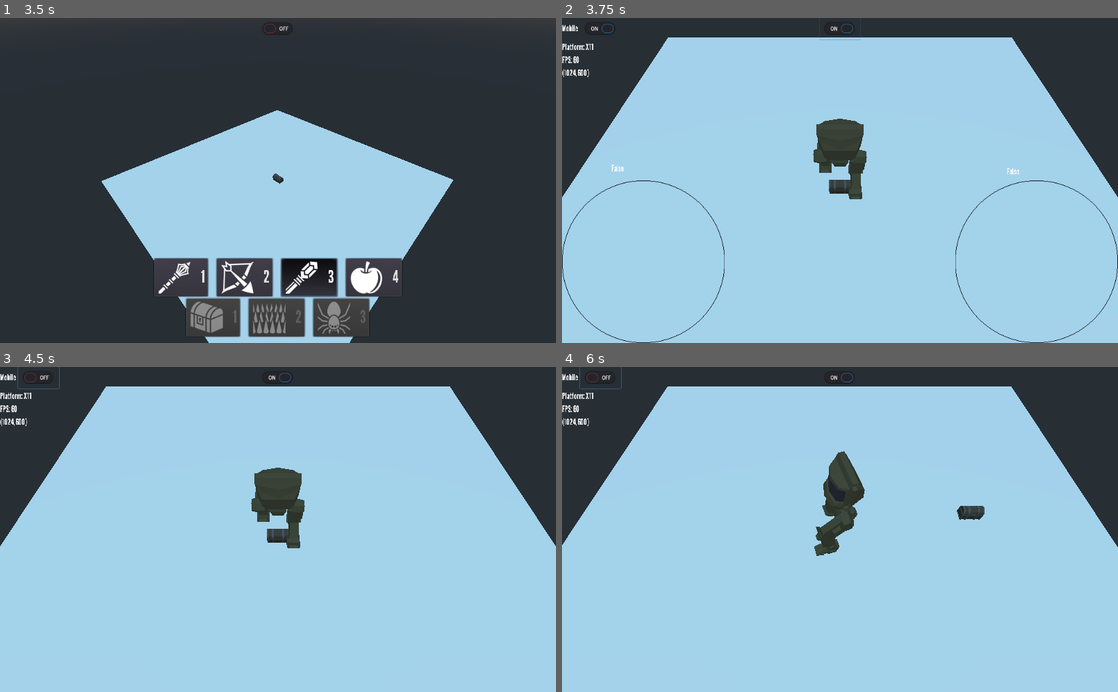
Above: before the commit, frames 1-4 (two rows, left to right).
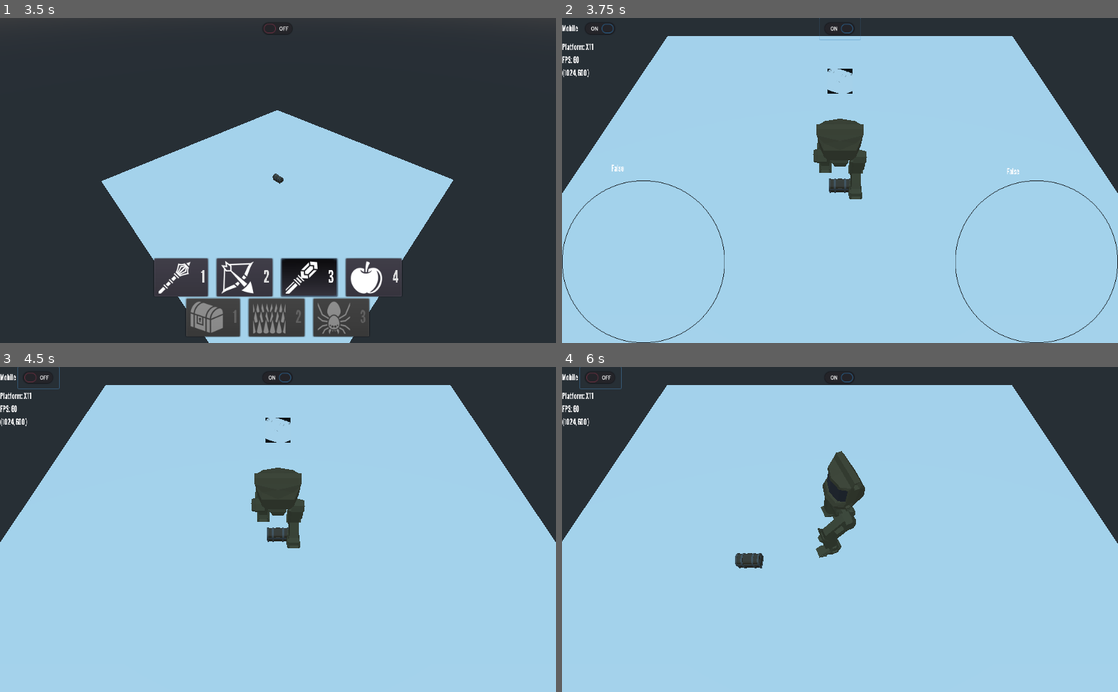
Above: after the commit, the same moments.

Repository: rcorre/wildjam-39
Game: Godot game, scene res://scenes/DungeonMasterScene.tscn
Same seed, same stepped clock (60 frames per second), same inputs: the game is played once before the commit and once after it.
Inputs (mouse positions are in pixels of both pictures, inside the frame that each line leads up to):
- Up to frame 1 (3.5 s): click "1" at 0.5 s; click "1" at 1.25 s; click "2" at 2 s; click "3" at 2.75 s
- Up to frame 2 (3.75 s): click (840, 27) at 3.5 s
- Up to frame 3 (4.5 s): click (38, 376) at 4.25 s
- Up to frame 4 (6 s): tap Enter at 5 s; move the mouse to (962, 513) at 5.02 s; hold D (Right) 5.03-5.75 s; tap F (interact, bound only after the commit) at 5.1 s; click (962, 513) at 5.17 s; tap Space at 5.75 s; drag from (728, 545) to (812, 594) at 5.77 s

Frame 1 is identical in both runs. In frame 2, 0.7% of the frame differs, in the area x 0-100%, y 5-56%; in frame 3, 0.7%; in frame 4, 1.2%, in the area x 0-100%, y 5-62%.

Commit message:
Interactable scene / script to use with chest, or anything else

Diff:
--- /dev/null
+++ b/assets/material/player_icon.tres
@@ -0,0 +1,7 @@
+[gd_resource type="SpatialMaterial" format=2]
+
+[resource]
+params_billboard_mode = 3
+particles_anim_h_frames = 1
+particles_anim_v_frames = 1
+particles_anim_loop = false
--- a/project.godot
+++ b/project.godot
@@ -1138,11 +1138,20 @@
 "events": [ Object(InputEventKey,"resource_local_to_scene":false,"resource_name":"","device":0,"alt":false,"shift":false,"control":false,"meta":false,"command":false,"pressed":false,"scancode":0,"physical_scancode":83,"unicode":0,"echo":false,"script":null)
  ]
 }
+interact={
+"deadzone": 0.5,
+"events": [ Object(InputEventKey,"resource_local_to_scene":false,"resource_name":"","device":0,"alt":false,"shift":false,"control":false,"meta":false,"command":false,"pressed":false,"scancode":0,"physical_scancode":70,"unicode":0,"echo":false,"script":null)
+ ]
+}
 
 [input_devices]
 
 pointing/emulate_touch_from_mouse=true
 
+[layer_names]
+
+3d_physics/layer_12="interactable"
+
 [physics]
 
 common/enable_pause_aware_picking=true
--- a/props/Chest.tscn
+++ b/props/Chest.tscn
@@ -1,13 +1,23 @@
-[gd_scene load_steps=3 format=2]
+[gd_scene load_steps=6 format=2]
 
 [ext_resource path="res://assets/models/Chest.glb" type="PackedScene" id=1]
+[ext_resource path="res://scenes/interactable.tscn" type="PackedScene" id=2]
+[ext_resource path="res://assets/icons/locked-chest.svg" type="Texture" id=3]
+[ext_resource path="res://scripts/Chest.gd" type="Script" id=4]
 
 [sub_resource type="BoxShape" id=1]
 extents = Vector3( 0.381875, 0.237613, 0.2 )
 
 [node name="Chest" groups=["prop"] instance=ExtResource( 1 )]
 input_ray_pickable = false
+script = ExtResource( 4 )
 
-[node name="CollisionShape" type="CollisionShape" parent="." index="1"]
+[node name="interactable" parent="." index="0" instance=ExtResource( 2 )]
+transform = Transform( 1, 0, 0, 0, 1, 0, 0, 0, 1, 0, 0.996408, 0 )
+icon = ExtResource( 3 )
+
+[node name="CollisionShape" type="CollisionShape" parent="." index="2"]
 transform = Transform( 1, 0, 0, 0, 1, 0, 0, 0, 1, 0, 0.240292, 0 )
 shape = SubResource( 1 )
+
+[connection signal="interact" from="interactable" to="." method="_on_interactable_interact"]
--- a/scenes/Floor.gd
+++ b/scenes/Floor.gd
@@ -24,6 +24,7 @@
 	if event.is_action_pressed("place_prop"):
 		place_prop(pos)
 
+
 func place_prop(pos: Vector3):
 	assert(selected_prop)
 
--- /dev/null
+++ b/scenes/interactable.tscn
@@ -0,0 +1,13 @@
+[gd_scene load_steps=3 format=2]
+
+[ext_resource path="res://scripts/interactable.gd" type="Script" id=1]
+
+[sub_resource type="BoxShape" id=1]
+
+[node name="interactable" type="Area"]
+collision_layer = 2048
+collision_mask = 0
+script = ExtResource( 1 )
+
+[node name="CollisionShape" type="CollisionShape" parent="."]
+shape = SubResource( 1 )
--- a/scenes/player.tscn
+++ b/scenes/player.tscn
@@ -1,19 +1,41 @@
-[gd_scene load_steps=5 format=2]
+[gd_scene load_steps=9 format=2]
 
 [ext_resource path="res://scenes/movement.tscn" type="PackedScene" id=1]
+[ext_resource path="res://scripts/player_interactable_detection.gd" type="Script" id=2]
 [ext_resource path="res://scenes/Model_Mech.tscn" type="PackedScene" id=3]
 [ext_resource path="res://scenes/Player_input.tscn" type="PackedScene" id=4]
+[ext_resource path="res://assets/material/player_icon.tres" type="Material" id=5]
 
-[sub_resource type="CapsuleShape" id=1]
+[sub_resource type="BoxShape" id=3]
+
+[sub_resource type="BoxShape" id=2]
+extents = Vector3( 1.77096, 0.593605, 1.49733 )
+
+[sub_resource type="QuadMesh" id=4]
 
 [node name="movement" instance=ExtResource( 1 )]
 
 [node name="CollisionShape" parent="." index="0"]
-shape = SubResource( 1 )
+transform = Transform( 1, 0, 0, 0, -4.37114e-08, -1, 0, 1, -4.37114e-08, 0, 1.00474, 0 )
+shape = SubResource( 3 )
 
 [node name="Player_input" parent="." index="1" instance=ExtResource( 4 )]
 
 [node name="Model" parent="." index="2" instance=ExtResource( 3 )]
+
+[node name="interactable_detection" type="Area" parent="." index="3"]
+collision_layer = 0
+collision_mask = 2048
+script = ExtResource( 2 )
+
+[node name="CollisionShape" type="CollisionShape" parent="interactable_detection" index="0"]
+transform = Transform( 1, 0, 0, 0, 1, 0, 0, 0, 1, 0, 0.586954, 0 )
+shape = SubResource( 2 )
+
+[node name="icon" type="MeshInstance" parent="interactable_detection" index="1"]
+transform = Transform( 0.5, 0, 0, 0, 0.5, 0, 0, 0, 0.5, 0, 4, 0 )
+mesh = SubResource( 4 )
+material/0 = ExtResource( 5 )
 
 [connection signal="updated_velocity" from="." to="Model" method="_on_movement_updated_velocity"]
 [connection signal="look_towards" from="Player_input" to="Model" method="_on_Player_input_look_towards"]
--- /dev/null
+++ b/scripts/Chest.gd
@@ -0,0 +1,7 @@
+extends StaticBody
+
+
+
+func _on_interactable_interact():
+	print("I was used, give player item x")
+	queue_free()
--- /dev/null
+++ b/scripts/interactable.gd
@@ -0,0 +1,6 @@
+extends Area
+
+
+export(StreamTexture) var icon
+
+signal interact()
--- /dev/null
+++ b/scripts/player_interactable_detection.gd
@@ -0,0 +1,20 @@
+extends Area
+
+var material : Material = load("res://assets/material/player_icon.tres")
+
+func _process(delta):
+	var interactables = get_overlapping_areas()
+
+	if !interactables:
+		$icon.hide()
+		return
+
+	$icon.show()
+
+	if Input.is_action_just_pressed("interact"):
+		interactables[0].emit_signal("interact")
+		return
+
+	for interactable in interactables:
+		material.albedo_texture = interactable.icon
+		return
